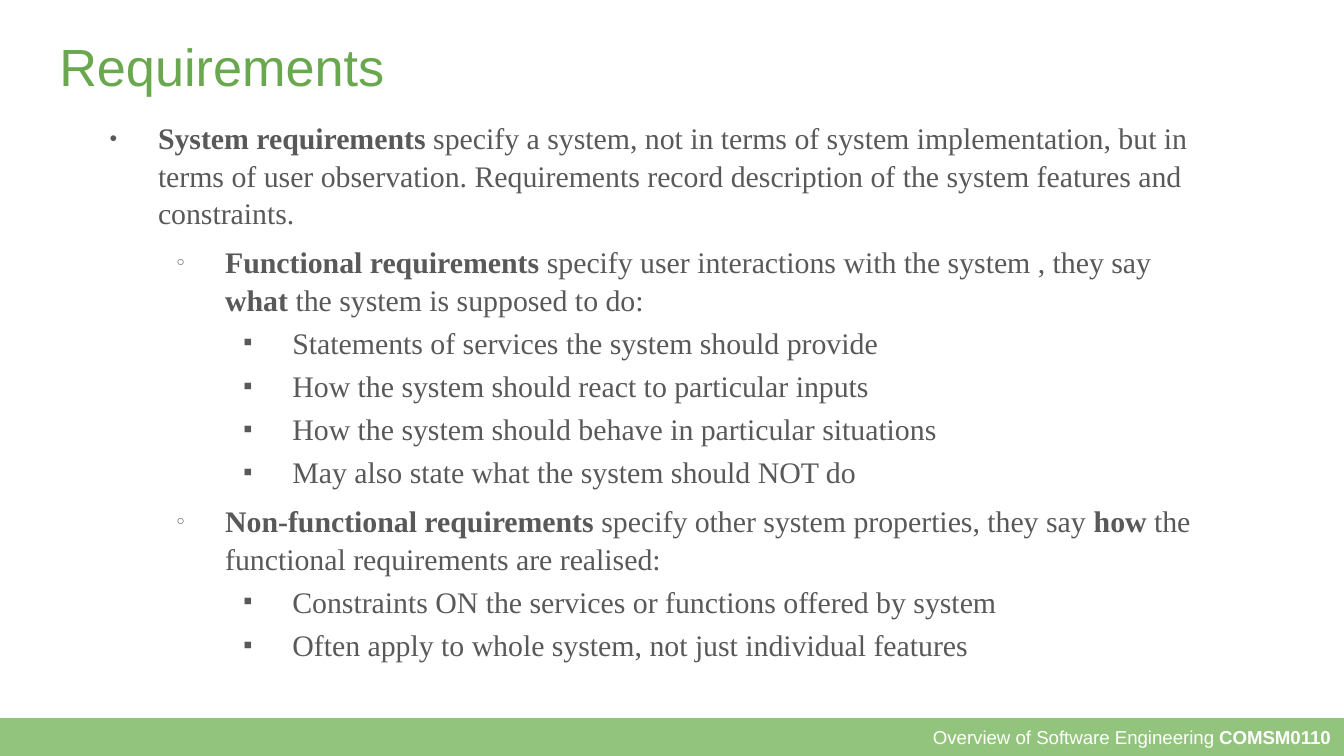
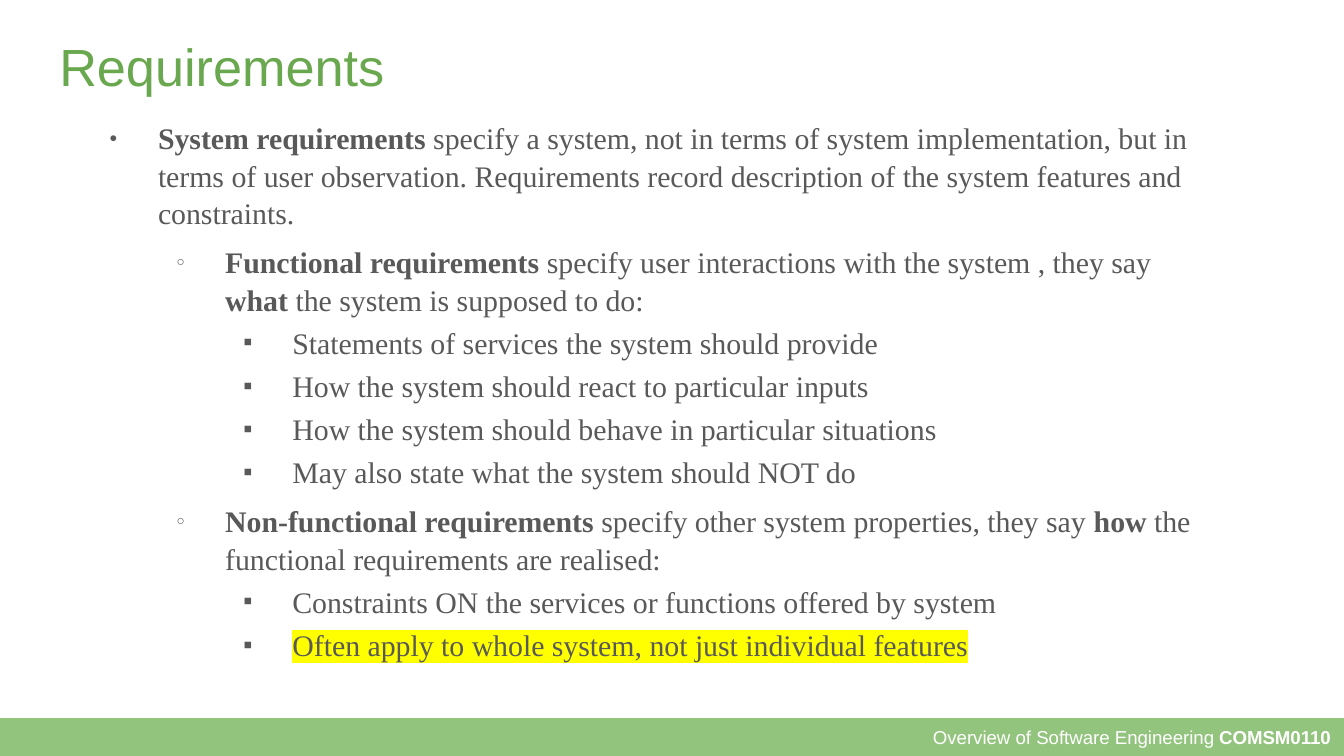
Before and after one commit to Kathy3665/coursesource, a slide deck: slide 3 of slides/3a - Requirements.odp. Drawn at 1344x756 pixels with LibreOffice and Linux fonts; fonts in the diff are those of the drawing. Boxes give left, top, right and bottom in pixels: in the first picture for what was removed or moved away, otherwise in the second. Text is boxed around its words. In the diff, an @@ line names an element or a change of style, - is before the commit and + after.

```diff
--- a/slides/3a - Requirements.odp
+++ b/slides/3a - Requirements.odp
@@ text at [292,635,968,662]: highlight none to #FFFF00 in "Often apply to whole system, not just ..." @@
```
Also in this commit, not shown: 9 other slides changed, 1 other file.
